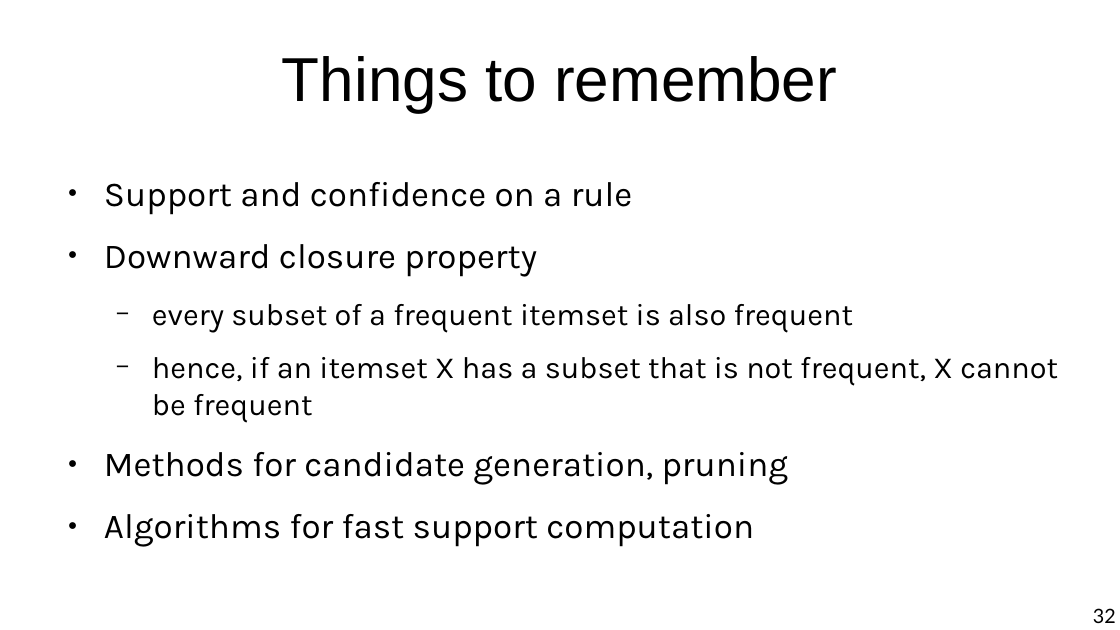
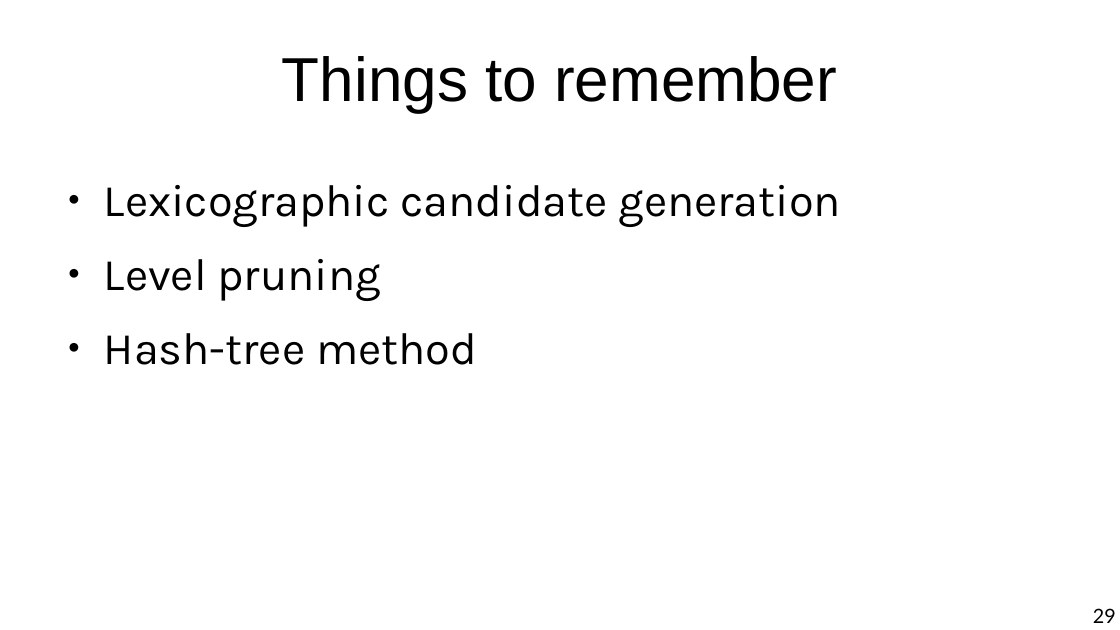
Before and after one commit to marco-calautti/data-mining-course, a slide deck: slide 29 of theory/odp/tt14_improved_rules_mining.odp (slide 32 before the commit). Drawn at 1120x630 pixels with LibreOffice and Linux fonts; fonts in the diff are those of the drawing. Boxes give left, top, right and bottom in pixels: in the first picture for what was removed or moved away, otherwise in the second. Text is boxed around its words. In the diff, an @@ line names an element or a change of style, - is before the commit and + after.

```diff
--- a/theory/odp/tt14_improved_rules_mining.odp
+++ b/theory/odp/tt14_improved_rules_mining.odp
@@ text at [104,185,842,365]: text changed; size 24.8 to 32 pt @@
-● Support and confidence on a rule
-● Downward closure property
-  − every subset of a frequent itemset is also frequent
-  − hence, if an itemset X has a subset that is not frequent, X cannot be frequent
-● Methods for candidate generation, pruning
-● Algorithms for fast support computation
+● Lexicographic candidate generation
+● Level pruning
+● Hash-tree method
@@ page number at [1093,608,1116,623]: text changed @@
-32
+29
```
Also in this commit, not shown: 10 other slides changed, 2 slides added, 6 other files.
